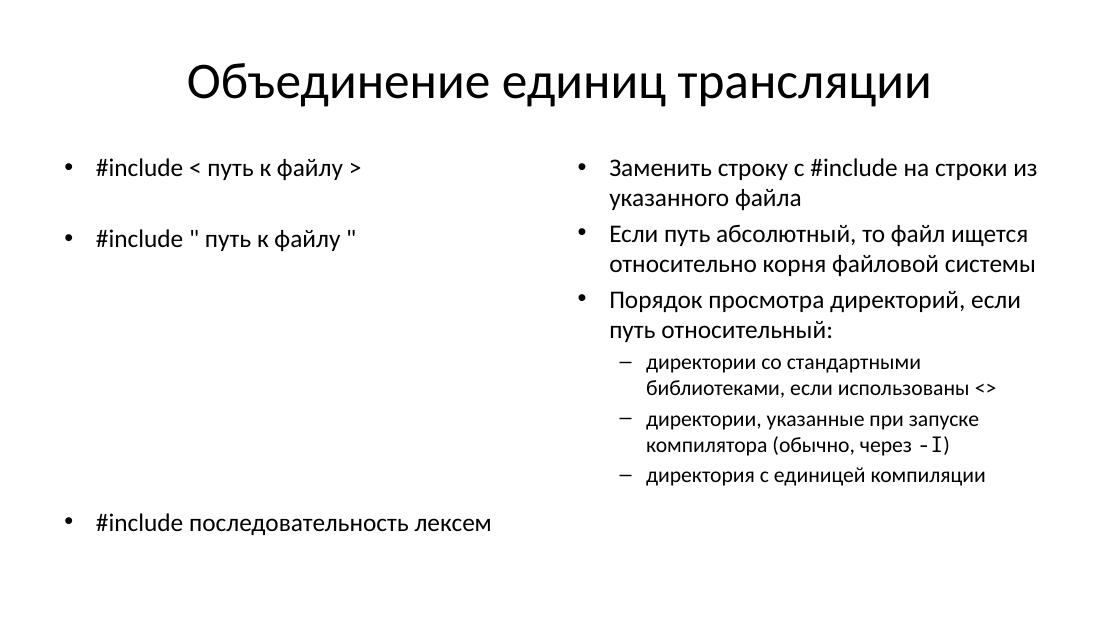
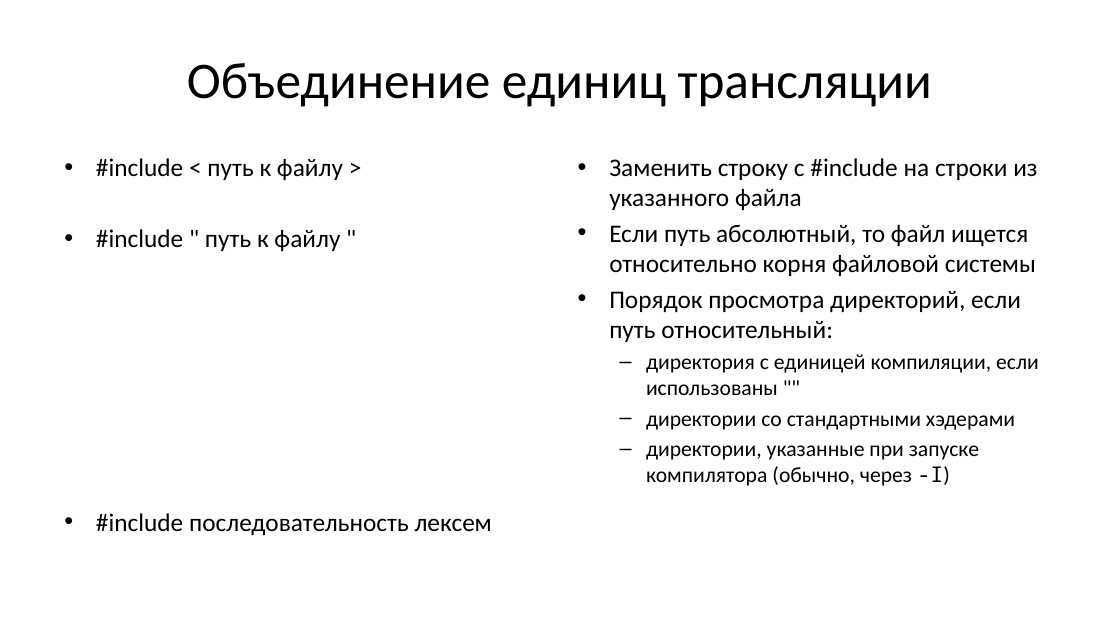
Before and after one commit to Evgueni-Petrov-aka-espetrov/Algorithms-and-Programming-in-C-pptx, a slide deck: slide 69 of 25 Препроцессор языка Си.pptx. Drawn at 1120x630 pixels with LibreOffice and Linux fonts; fonts in the diff are those of the drawing. Boxes give left, top, right and bottom in pixels: in the first picture for what was removed or moved away, otherwise in the second. Text is boxed around its words. In the diff, an @@ line names an element or a change of style, - is before the commit and + after.

```diff
--- a/25 Препроцессор языка Си.pptx
+++ b/25 Препроцессор языка Си.pptx
@@ text at [646, 354, 1039, 430]: text changed @@
-  – директории со стандартными библиотеками, если использованы <>
+  – директория с единицей компиляции, если использованы ""
+  – директории со стандартными хэдерами
@@ text at [646, 467, 986, 486]: paragraph removed @@
-  – директория с единицей компиляции
```
Also in this commit, not shown: 2 other slides changed.
